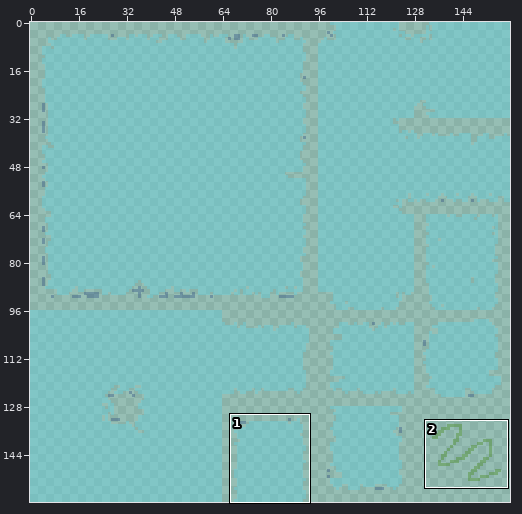
File history of a pixel-art file, Assets/Entwurf/ShallowWater_01.aseprite. The picture above shows the old version from afar; the outline marks the close-up.
Close-up. Before the edit:
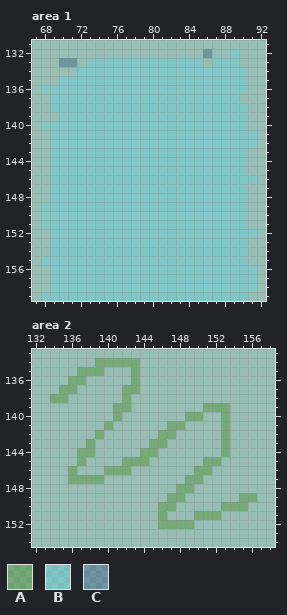
160x160 pixels, 1 frame. Shown: area 1: x 67..92, y 131..159; area 2: x 132..158, y 133..154. The commit also changed other parts of the picture, which this record leaves out.
Palette (. is transparent): A #44891a63  B #61d3e363  C #30518263
After:
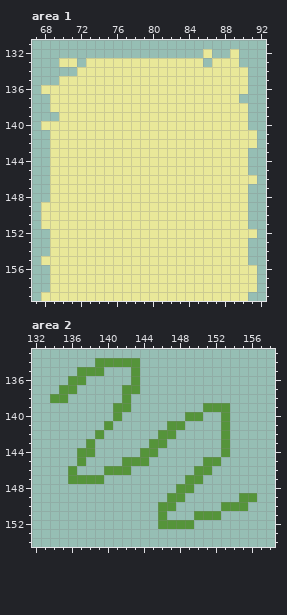
Edits made:
layer "Layer 1" opacity 39% -> 79%
colour A: #44891a63 -> #44891aca
colour B: #61d3e363 -> #fff392ca
Area 1:
y 132: x 86 C -> B
y 133: x 70..71 CC -> BB
Changed places in both close-ups, as pixel boxes (x1, y1, x2, y2):
changed: (41, 49, 257, 301)
changed: (50, 358, 257, 529)
